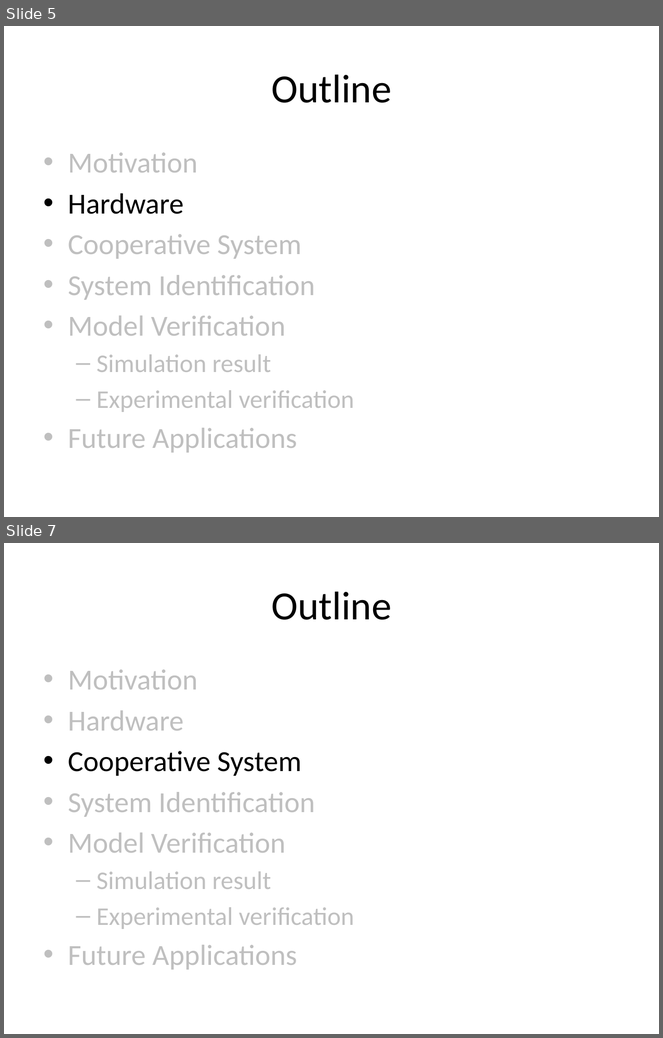
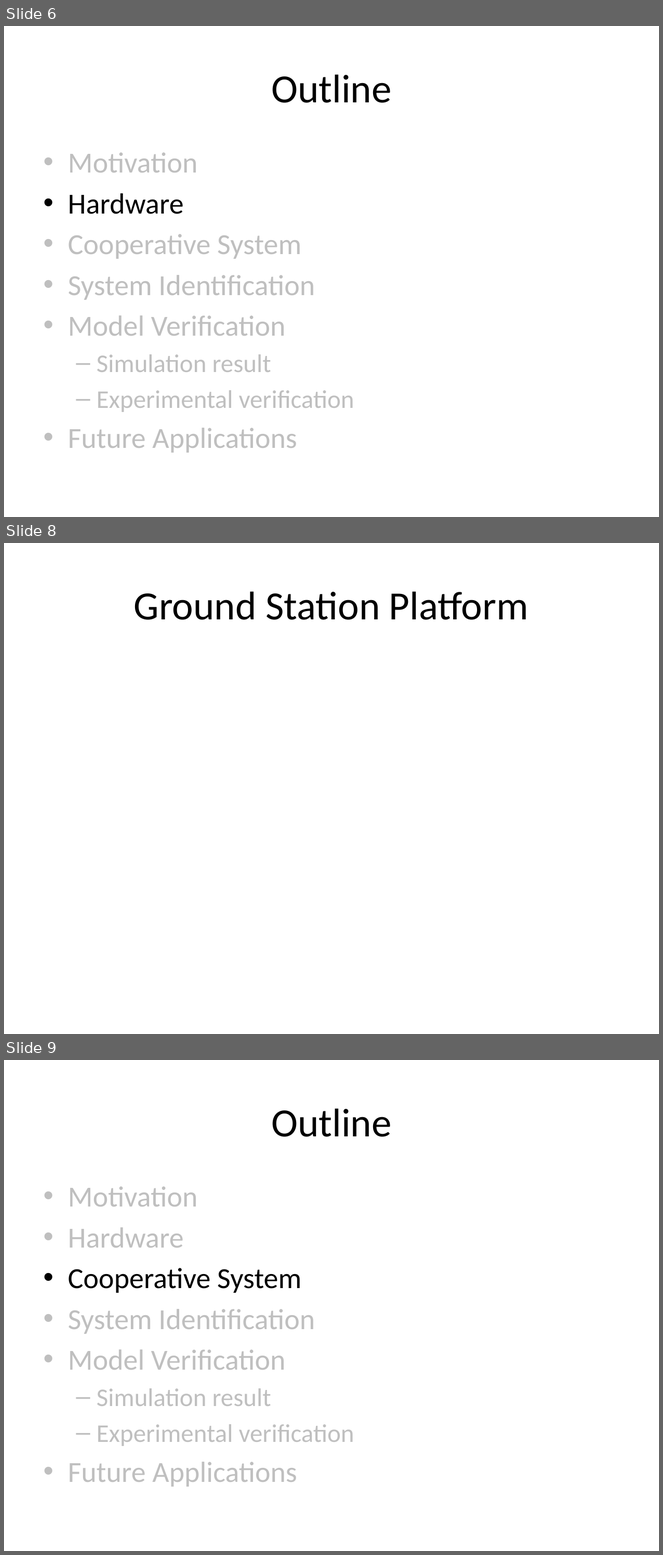
Before and after one commit to ryanjulian/manuscript-aamas2013, a slide deck: presentation/AAMAS_2013.pptx. Shown one above the other, each under a label of ours: slides 5 and 7 before the commit, slides 6, 8 and 9 after it; the slides between them are not shown. The pictures are 663x1038 and 663x1555 pixels, drawn with LibreOffice and Linux fonts; fonts in the diff are those of the drawing. Boxes give left, top, right and bottom in pixels: in the first picture for what was removed or moved away, otherwise in the second. Text is boxed around its words. In the diff, an @@ line names an element or a change of style, - is before the commit and + after.

```diff
--- a/presentation/AAMAS_2013.pptx
+++ b/presentation/AAMAS_2013.pptx
@@ slide 8 added at (4, 543, 659, 1034), background #FFFFFF @@
@@ title added at (134, 591, 529, 620), 44 pt, text #000000 @@
+Ground Station Platform
@@ what was slide 5 is now slide 6 @@
@@ what was slide 7 is now slide 9 @@
```
Also in this commit, not shown: 10 other slides added, 4 slides removed, 1 other file.
